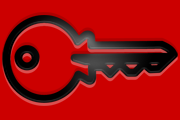
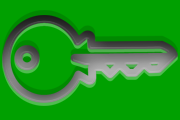
The second 180px x 120px image is a revision of the first. Changes to its layers:
painted on "shape" (1st of 2, in "square" › "type1") over (x1=0, y1=0, x2=180, y2=120)
